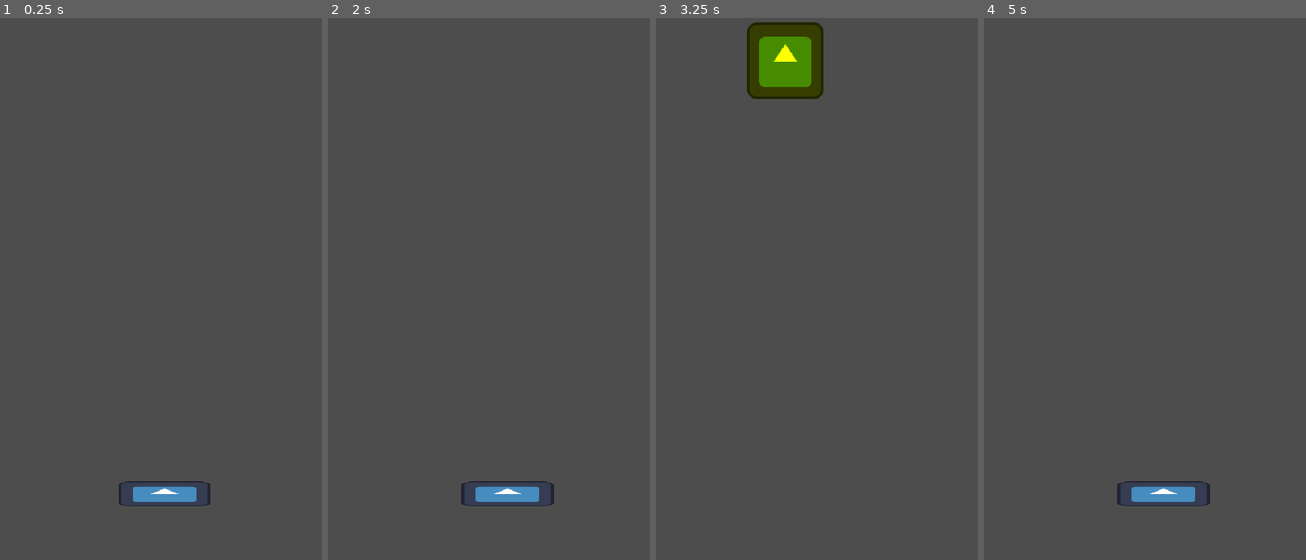
Above: before the commit, frames 1-4 (left to right).
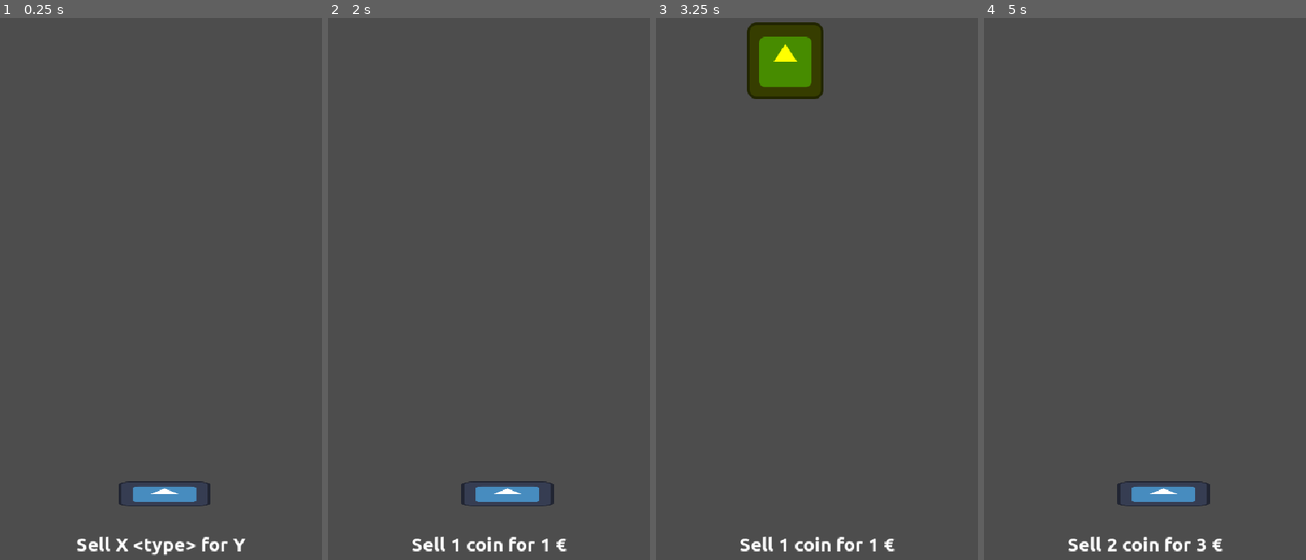
Above: after the commit, the same moments.

Repository: moisesjbc/la-kolektanto
Game: Godot game, scene res://gameplay/main/main.tscn
The game is run twice, just before and just after one commit, with the same random seed, the same clock (stepped at 60 frames per second) and the same inputs. The engine's default icon, where the game draws it, is replaced by a stand-in: a white triangle on a blue panel in a dark square.
Inputs:
- Up to frame 1 (0.25 s): no input
- Up to frame 2 (2 s): tap Enter at 0.5 s; hold Right (ui_right) 0.53-1.28 s; hold Left (ui_left) from 1.28 s (still down)
- Up to frame 3 (3.25 s): release Left (ui_left) at 2.03 s; hold Right (ui_right) from 2.03 s (still down)
- Up to frame 4 (5 s): release Right (ui_right) at 3.53 s; hold Left (ui_left) from 3.53 s (still down)

The runs differ from the first frame. In frame 1, 0.6% of the frame differs, in the area x 23-77%, y 95-100%; in frame 2, 0.5%; in frame 3, 0.5%; in frame 4, 0.6%.

Commit message:
Add sell text

Diff:
--- /dev/null
+++ b/godot-project/gameplay/gui/gui.gd
@@ -0,0 +1,9 @@
+extends Node
+
+
+func update_sell_text(quantity: int, type: String, money: int) -> void:
+	$control/margin_container/vbox_container/sell_text.text = "Sell " + str(quantity) + " " + type + " for " + str(money) + " €"
+
+
+func _on_player_collectibles_updated(quantity: int, type: String, money: int) -> void:
+	update_sell_text(quantity, type, money)
--- /dev/null
+++ b/godot-project/gameplay/gui/gui.tscn
@@ -0,0 +1,38 @@
+[gd_scene load_steps=3 format=3 uid="uid://ch3xd2o070thq"]
+
+[ext_resource type="Script" uid="uid://dy1rm575po04" path="res://gameplay/gui/gui.gd" id="1_6vp4t"]
+[ext_resource type="FontFile" uid="uid://cjqm33jfi3sjh" path="res://fonts/Ubuntu-B.ttf" id="1_fn8ka"]
+
+[node name="gui" type="Node"]
+script = ExtResource("1_6vp4t")
+
+[node name="control" type="Control" parent="."]
+layout_mode = 3
+anchors_preset = 15
+anchor_right = 1.0
+anchor_bottom = 1.0
+grow_horizontal = 2
+grow_vertical = 2
+
+[node name="margin_container" type="MarginContainer" parent="control"]
+layout_mode = 1
+anchors_preset = 15
+anchor_right = 1.0
+anchor_bottom = 1.0
+grow_horizontal = 2
+grow_vertical = 2
+theme_override_constants/margin_left = 10
+theme_override_constants/margin_top = 10
+theme_override_constants/margin_right = 10
+theme_override_constants/margin_bottom = 10
+
+[node name="vbox_container" type="VBoxContainer" parent="control/margin_container"]
+layout_mode = 2
+size_flags_vertical = 8
+
+[node name="sell_text" type="Label" parent="control/margin_container/vbox_container"]
+layout_mode = 2
+theme_override_fonts/font = ExtResource("1_fn8ka")
+theme_override_font_sizes/font_size = 32
+text = "Sell X <type> for Y"
+horizontal_alignment = 1
--- a/godot-project/gameplay/main/main.tscn
+++ b/godot-project/gameplay/main/main.tscn
@@ -1,6 +1,7 @@
-[gd_scene load_steps=3 format=3 uid="uid://dfqavponjhjfh"]
+[gd_scene load_steps=4 format=3 uid="uid://dfqavponjhjfh"]
 
 [ext_resource type="PackedScene" uid="uid://ba4kaciikq8ru" path="res://gameplay/player/player.tscn" id="1_582jy"]
+[ext_resource type="PackedScene" uid="uid://ch3xd2o070thq" path="res://gameplay/gui/gui.tscn" id="3_27ff5"]
 [ext_resource type="PackedScene" uid="uid://mmfmd7wv4tgq" path="res://gameplay/collectibles_respawn/collectibles_respawn.tscn" id="3_rsott"]
 
 [node name="main" type="Node2D"]
@@ -10,3 +11,7 @@
 
 [node name="collectibles_respawn" parent="." instance=ExtResource("3_rsott")]
 position = Vector2(0, -64)
+
+[node name="gui" parent="." instance=ExtResource("3_27ff5")]
+
+[connection signal="collectibles_updated" from="player" to="gui" method="_on_player_collectibles_updated"]
--- a/godot-project/gameplay/player/player.gd
+++ b/godot-project/gameplay/player/player.gd
@@ -1,6 +1,10 @@
 extends CharacterBody2D
 
 var SPEED: int = 500
+var current_collectibles_quantity: int = 0
+var current_collectibles_type: String = '???'
+var current_collectibles_money: int = 0
+signal collectibles_updated(quantity: int, type: String, money: int)
 
 func _process(delta: float) -> void:
 	var direction: Vector2 = Vector2.ZERO
@@ -17,3 +21,13 @@
 
 func collect(collectible_type: String) -> void:
 	print("Collected: " + collectible_type)
+	if collectible_type == current_collectibles_type:
+		current_collectibles_quantity += 1
+		current_collectibles_money += current_collectibles_quantity
+	else:
+		current_collectibles_quantity = 1
+		current_collectibles_money = 1
+
+	current_collectibles_type = collectible_type
+
+	emit_signal("collectibles_updated", current_collectibles_quantity, current_collectibles_type, current_collectibles_money)
Binary file added: godot-project/fonts/Ubuntu-B.ttf
Not shown, added: godot-project/fonts/Ubuntu-B.ttf.import
Not shown, added: godot-project/gameplay/gui/gui.gd.uid
